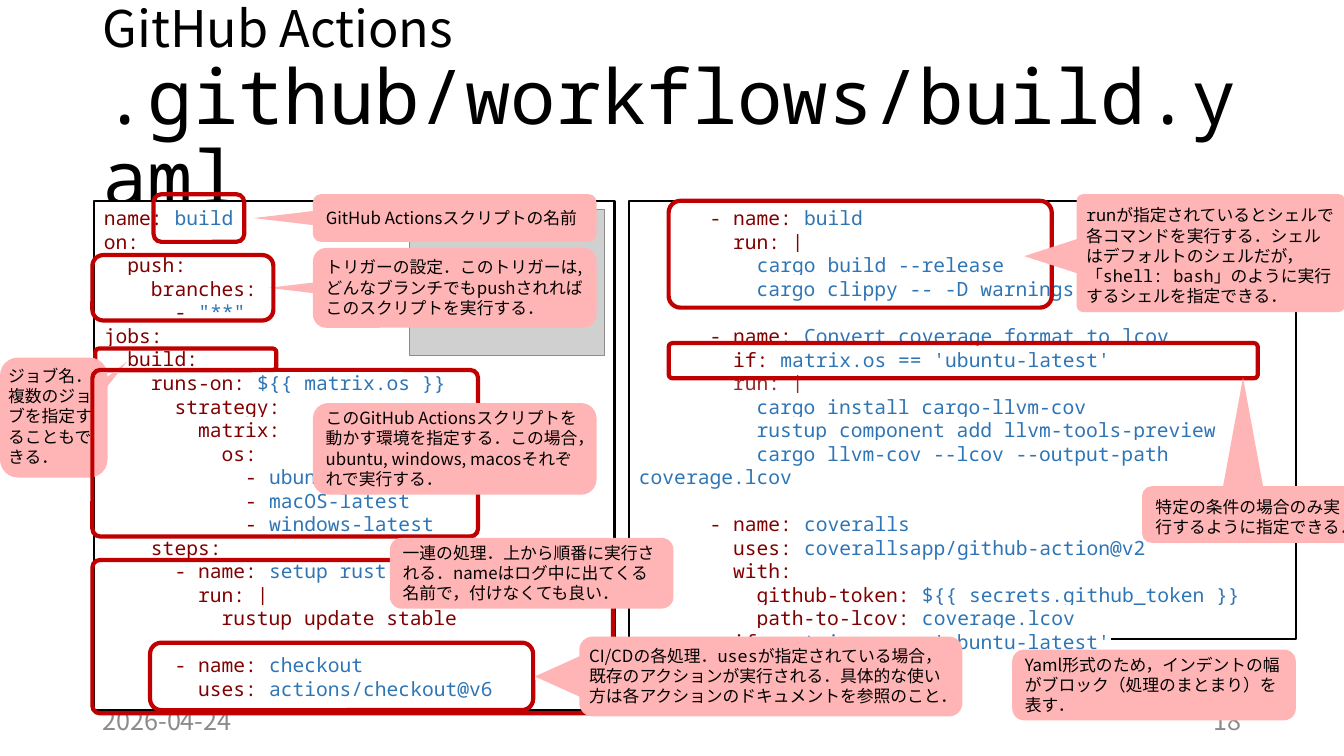
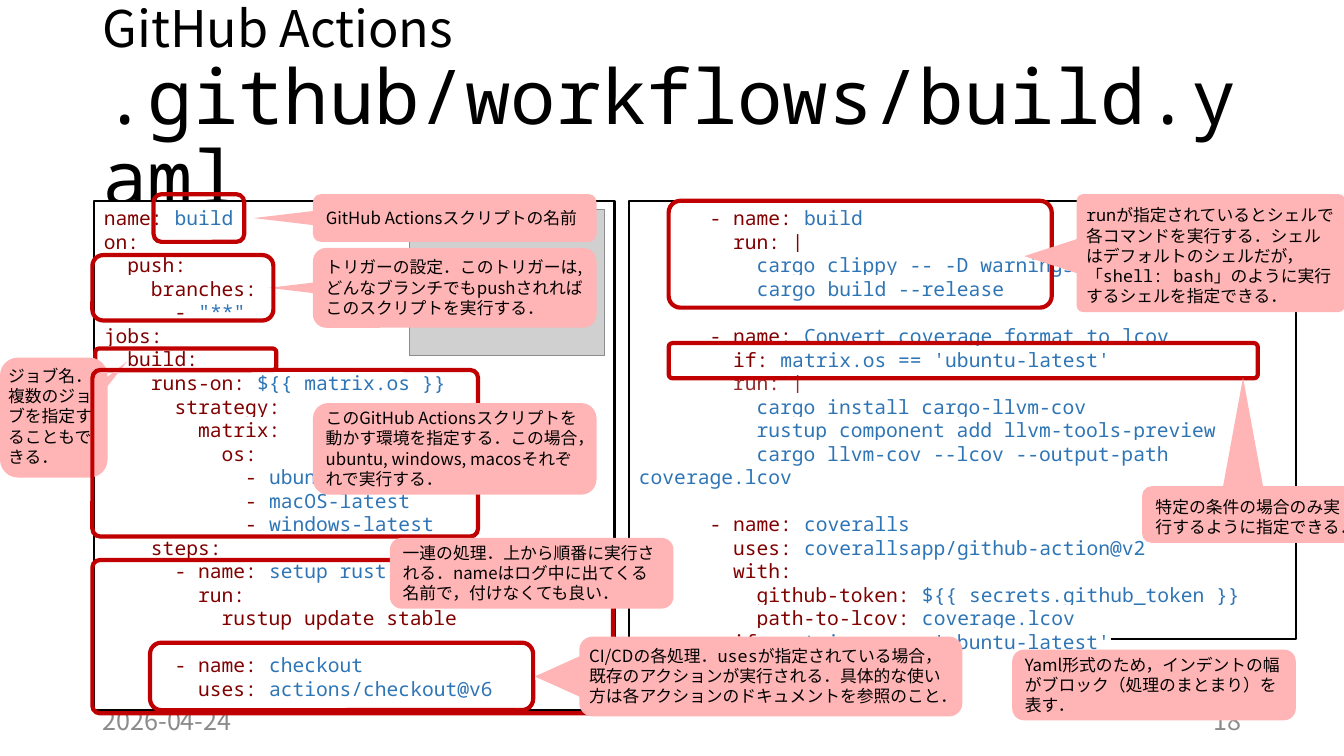
Before and after one commit to tamada/2026empirical, a slide deck: slide 18 of 20260424.pptx. Drawn at 1344x756 pixels with LibreOffice and Linux fonts; fonts in the diff are those of the drawing; grey boxes stand for pictures. Boxes give left, top, right and bottom in pixels: in the first picture for what was removed or moved away, otherwise in the second. Text is boxed around its words. In the diff, an @@ line names an element or a change of style, - is before the commit and + after.

```diff
--- a/20260424.pptx
+++ b/20260424.pptx
@@ text in rectangle at (x1=757, y1=254, x2=1074, y2=279): paragraph added @@
+cargo clippy -- -D warnings
@@ text in rectangle at (x1=757, y1=277, x2=1074, y2=302): paragraph removed @@
-cargo clippy -- -D warnings
```
Also in this commit, not shown: 1 other slide changed, 10 other files.
